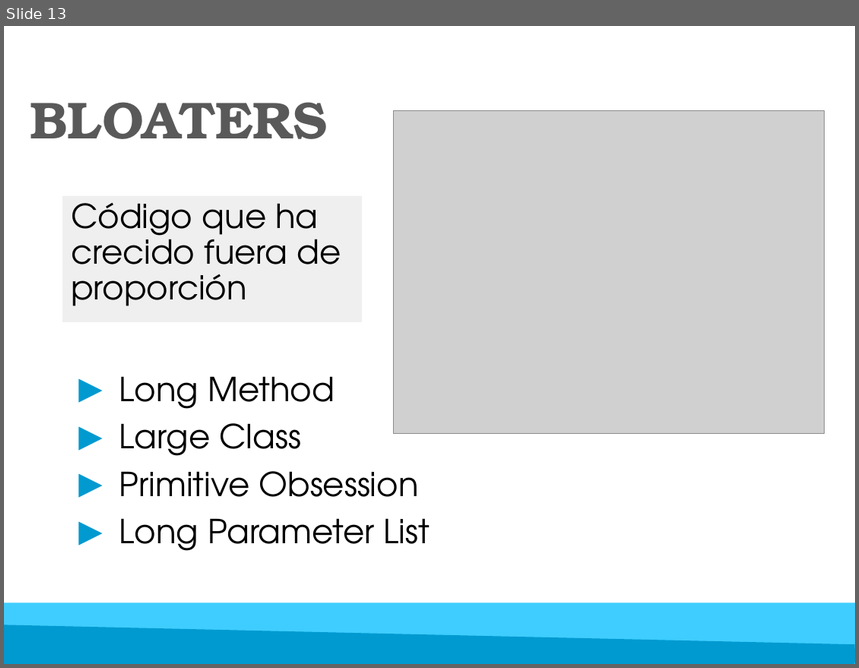
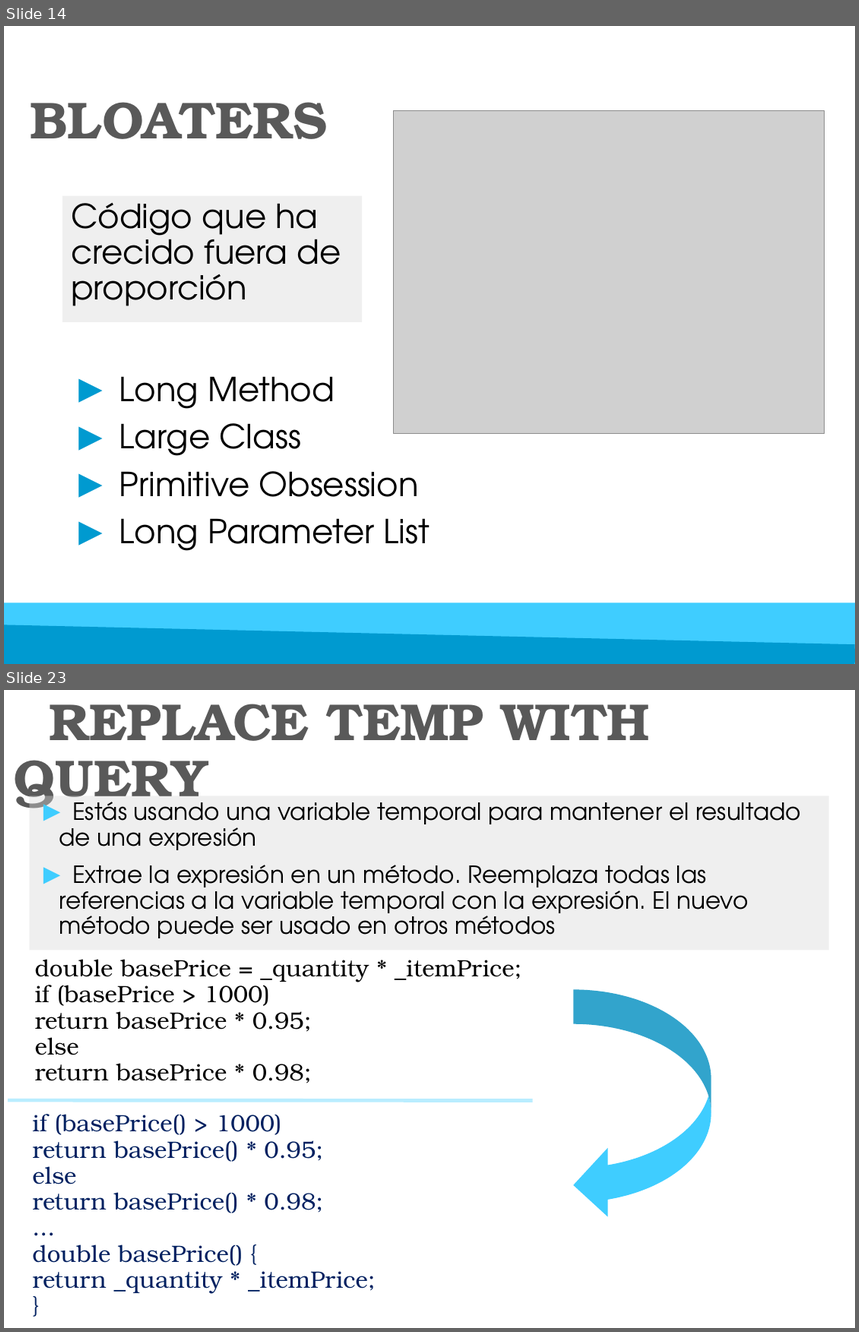
Before and after one commit to luisgepeto/RefactoringCourse, a slide deck: Presentacion/Refactoring.pptx. Shown one above the other, each under a label of ours: slide 13 before the commit, slides 14 and 23 after it; the slides between them are not shown. The pictures are 859x668 and 859x1332 pixels, drawn with LibreOffice and Linux fonts; fonts in the diff are those of the drawing; grey boxes stand for pictures. Boxes give left, top, right and bottom in pixels: in the first picture for what was removed or moved away, otherwise in the second. Text is boxed around its words. In the diff, an @@ line names an element or a change of style, - is before the commit and + after.

```diff
--- a/Presentacion/Refactoring.pptx
+++ b/Presentacion/Refactoring.pptx
@@ slide 23 added at [4,690,855,1328], background #FFFFFF @@
@@ title added at [14,704,650,811], 44 pt, text #595959, bold @@
+REPLACE TEMP WITH QUERY
@@ text added at [30,796,829,950], fill #D9D9D9 at 40% opacity, 20 pt, text #000000 @@
+► Estás usando una variable temporal para mantener el resultado de una expresión
+► Extrae la expresión en un método. Reemplaza todas las referencias a la variable temporal con la expresión. El nuevo método puede ser usado en otros métodos
@@ text added at [35,959,522,1084], 20 pt, text #000000 @@
+double basePrice = _quantity * _itemPrice;
+if (basePrice > 1000)
+return basePrice * 0.95;
+else
+return basePrice * 0.98;
@@ curved left arrow added at [573,989,712,1220], fill #3FCDFF @@
@@ line added from (7, 1100) to (533, 1101), #B9EDFF 3 pt @@
@@ text added at [32,1114,376,1294], 20 pt, text #002060 @@
+if (basePrice() > 1000)
+return basePrice() * 0.95;
+else
+return basePrice() * 0.98;
+...
+double basePrice() {
+return _quantity * _itemPrice;
+}
@@ what was slide 13 is now slide 14 @@
```
Also in this commit, not shown: 9 slides changed, 25 other slides added, 4 other files.
